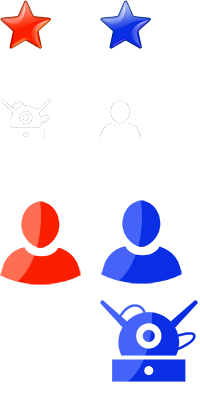
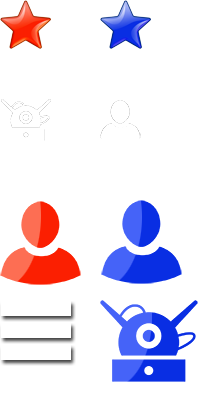
Two versions of the same layered image (w=200, h=400). Layer-by-layer changes:
added layer "hamburger" above "Layer 4 copy" over (x1=1, y1=316, x2=71, y2=344)
